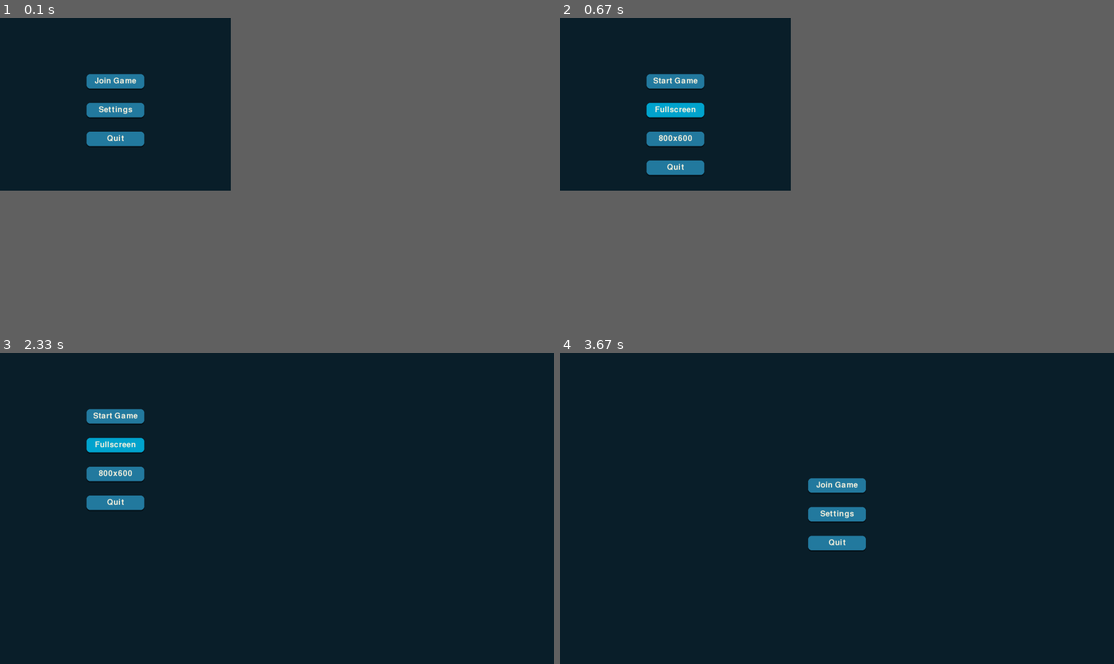
Above: before the commit, frames 1-4 (two rows, left to right).
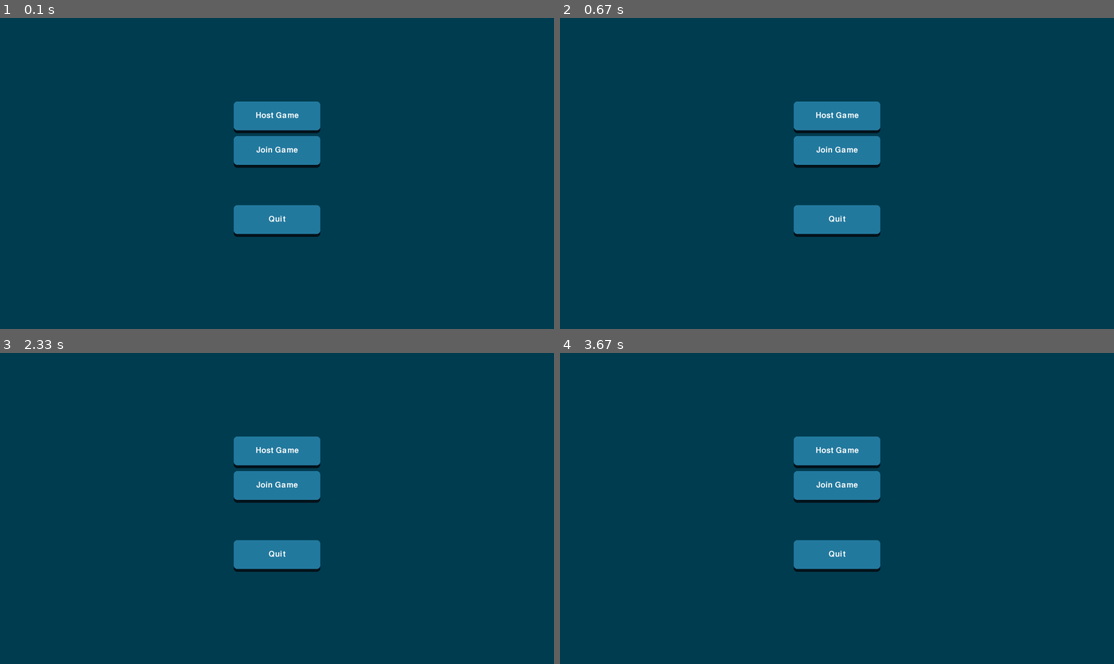
Above: after the commit, the same moments.

Repository: g2yoanivanov/code-names
Game: pygame game, started from test_run.py
Same seed, same stepped clock (60 frames per second), same inputs: the game is played once before the commit and once after it.
Inputs (mouse positions are in pixels of both pictures, inside the frame that each line leads up to):
- Up to frame 1 (0.1 s): no input
- Up to frame 2 (0.67 s): click (676, 105) at 0.38 s
- Up to frame 3 (2.33 s): click (116, 474) at 0.72 s, where only the run before the commit has a clickable "800x600"; click (127, 458) at 1.05 s; click (116, 446) at 1.95 s, where only the run before the commit has a clickable "Fullscreen"
- Up to frame 4 (3.67 s): click (1041, 614) at 2.52 s; click (676, 415) at 3.42 s, where only the run before the commit has a clickable "Start Game"
In our replay, in frame 1 the window is 375x281 before the commit and 900x506 after it. These sizes can differ from the game's own. Grey fills any space a smaller window leaves; there, only what the larger window draws over its background counts as a difference.

The runs differ from the first frame. In frame 1, 28% of the frame differs, in the area x 0-58%, y 0-71%; in frame 2, 28%; in frame 3, 99%, in the area x 0-100%, y 0-100%; in frame 4, 99%.

Commit message:
up to date

Diff:
--- a/client/components/button.py
+++ b/client/components/button.py
@@ -100,14 +100,14 @@
         Initialize the builder with default button configuration values.
         """
         self._coords = (0, 0)
-        self._width = 100
-        self._height = 50
+        self._width = pygame_config.BTN_WIDTH
+        self._height = pygame_config.BTN_HEIGHT
         self._text = "Button"
-        self._text_color = (255, 255, 255)
-        self._color = (0, 0, 255)
-        self._hover_color = (0, 100, 255)
-        self._shadow_color = (50, 50, 50)
-        self._elevation = 5
+        self._text_color = pygame_config.TEXT_LIGHT
+        self._color = pygame_config.BTN_MAIN
+        self._hover_color = pygame_config.BTN_HOVER
+        self._shadow_color = pygame_config.BTN_SHADOW
+        self._elevation = pygame_config.BTN_ELEVATION
 
     def set_coords(self, coords: tuple):
         """
--- a/client/screens/main_menu.py
+++ b/client/screens/main_menu.py
@@ -14,45 +14,43 @@
 
     center = screen.get_rect().center
 
+    host_button = (
+        ButtonBuilder()
+        .set_coords((
+            center[0] - pygame_config.BTN_WIDTH // 2,
+            center[1] - 2*pygame_config.BTN_SPACING
+        ))
+        .set_text("Host Game")
+        .build()
+    )
+
     join_button = (
         ButtonBuilder()
-        .set_coords((center[0] - 100, center[1] - 100))
-        .set_width(200)
-        .set_height(50)
+        .set_coords((
+            center[0] - pygame_config.BTN_WIDTH // 2,
+            center[1] - pygame_config.BTN_SPACING
+        ))
         .set_text("Join Game")
-        .set_text_color(pygame_config.COLORS["CREAM"])
-        .set_color(pygame_config.BTN_MAIN)
-        .set_hover_color(pygame_config.BTN_HOVER)
-        .set_shadow_color(pygame_config.BTN_SHADOW)
-        .set_elevation(5)
         .build()
     )
 
     settings_button = (
             ButtonBuilder()
-            .set_coords((center[0] - 100, center[1]))
-            .set_width(200)
-            .set_height(50)
+            .set_coords((
+                center[0] - pygame_config.BTN_WIDTH // 2,
+                center[1]
+            ))
             .set_text("Settings")
-            .set_text_color(pygame_config.COLORS["CREAM"])
-            .set_color(pygame_config.BTN_MAIN)
-            .set_hover_color(pygame_config.BTN_HOVER)
-            .set_shadow_color(pygame_config.BTN_SHADOW)
-            .set_elevation(5)
             .build()
         )
 
     quit_button = (
         ButtonBuilder()
-        .set_coords((center[0] - 100, center[1] + 100))
-        .set_width(200)
-        .set_height(50)
+        .set_coords((
+            center[0] - pygame_config.BTN_WIDTH // 2,
+            center[1] + pygame_config.BTN_SPACING
+        ))
         .set_text("Quit")
-        .set_text_color(pygame_config.COLORS["CREAM"])
-        .set_color(pygame_config.BTN_MAIN)
-        .set_hover_color(pygame_config.BTN_HOVER)
-        .set_shadow_color(pygame_config.BTN_SHADOW)
-        .set_elevation(5)
         .build()
     )
 
@@ -63,11 +61,14 @@
             if event.type == pygame.QUIT:
                 running = False
 
+        if host_button.draw(screen):
+            pass
+
         if join_button.draw(screen):
             pass
 
-        if settings_button.draw(screen):
-            settings_menu.settings_menu(running, screen, clock)
+        # if settings_button.draw(screen):
+        #     settings_menu.settings_menu(running, screen, clock)
 
         if quit_button.draw(screen):
             print("Quit button clicked!")
@@ -75,5 +76,3 @@
 
         pygame.display.flip()
         clock.tick(pygame_config.FPS)
-
-    pygame.quit()
--- a/client/screens/settings_menu.py
+++ b/client/screens/settings_menu.py
@@ -13,59 +13,45 @@
     """
     pygame.display.set_caption("Settings Menu")
 
+    center = screen.get_rect().center
+
     start_button = (
         ButtonBuilder()
-        .set_coords((300, 200))
-        .set_width(200)
-        .set_height(50)
+        .set_coords((
+            center[0] - pygame_config.BTN_WIDTH // 2,
+            center[1] - 2*pygame_config.BTN_SPACING
+        ))
         .set_text("Start Game")
-        .set_text_color(pygame_config.COLORS["CREAM"])
-        .set_color(pygame_config.BTN_MAIN)
-        .set_hover_color(pygame_config.BTN_HOVER)
-        .set_shadow_color(pygame_config.BTN_SHADOW)
-        .set_elevation(5)
         .build()
     )
 
     fullscreen_button = (
         ButtonBuilder()
-        .set_coords((300, 300))
-        .set_width(200)
-        .set_height(50)
+        .set_coords((
+            center[0] - pygame_config.BTN_WIDTH // 2,
+            center[1] - pygame_config.BTN_SPACING
+        ))
         .set_text("Fullscreen")
-        .set_text_color(pygame_config.COLORS["CREAM"])
-        .set_color(pygame_config.BTN_MAIN)
-        .set_hover_color(pygame_config.BTN_HOVER)
-        .set_shadow_color(pygame_config.BTN_SHADOW)
-        .set_elevation(5)
         .build()
     )
 
     windowed_button = (
         ButtonBuilder()
-        .set_coords((300, 400))
-        .set_width(200)
-        .set_height(50)
+        .set_coords((
+            center[0] - pygame_config.BTN_WIDTH // 2,
+            center[1]
+        ))
         .set_text("800x600")
-        .set_text_color(pygame_config.COLORS["CREAM"])
-        .set_color(pygame_config.BTN_MAIN)
-        .set_hover_color(pygame_config.BTN_HOVER)
-        .set_shadow_color(pygame_config.BTN_SHADOW)
-        .set_elevation(5)
         .build()
     )
 
-    quit_button = (
+    back_button = (
         ButtonBuilder()
-        .set_coords((300, 500))
-        .set_width(200)
-        .set_height(50)
-        .set_text("Quit")
-        .set_text_color(pygame_config.COLORS["CREAM"])
-        .set_color(pygame_config.BTN_MAIN)
-        .set_hover_color(pygame_config.BTN_HOVER)
-        .set_shadow_color(pygame_config.BTN_SHADOW)
-        .set_elevation(5)
+        .set_coords((
+            center[0] - pygame_config.BTN_WIDTH // 2,
+            center[1] + 2*pygame_config.BTN_SPACING
+        ))
+        .set_text("Done")
         .build()
     )
 
@@ -77,25 +63,17 @@
                 running = False
 
         if fullscreen_button.draw(screen):
-            screen = pygame.display.set_mode(
-                pygame_config.FULLSCREEN_SIZE,
-                pygame.FULLSCREEN
-            )
+            pass
 
         if windowed_button.draw(screen):
-            screen = pygame.display.set_mode(
-                pygame_config.SCREEN_SIZE
-            )
+            pass
 
         if start_button.draw(screen):
             main_menu.main_menu(running, screen, clock)
 
-        if quit_button.draw(screen):
-            print("Quit button clicked!")
+        if back_button.draw(screen):
+            print("Back button clicked!")
             running = False
 
         pygame.display.flip()
         clock.tick(pygame_config.FPS)
-
-    pygame.quit()
-    pygame.quit()
--- a/settings/pygame_config.py
+++ b/settings/pygame_config.py
@@ -28,16 +28,18 @@
 }
 
 # BACKGROUNDS
-BG_MAIN = COLORS["NAVY"]
-PANEL_BG = COLORS["DARK_TEAL"]
+BG_PANEL = COLORS["NAVY"]
+BG_MAIN = COLORS["DARK_TEAL"]
 
 # BUTTONS
 BTN_MAIN = COLORS["BLUE"]
 BTN_HOVER = COLORS["SURF"]
 BTN_SHADOW = COLORS["MIDNIGHT"]
 
-BTN_WIDTH = 200
-BTN_HEIGHT = 50
+BTN_WIDTH = 300
+BTN_HEIGHT = 100
+BTN_ELEVATION = 10
+BTN_SPACING = 120
 
 # CARDS
 CARD_FACE = COLORS["CREAM"]
--- a/test_run.py
+++ b/test_run.py
@@ -9,12 +9,14 @@
     Entry point for the application.
     """
     pygame.init()
-    screen = pygame.display.set_mode(pygame_config.SCREEN_SIZE, pygame.RESIZABLE)
+    screen = pygame.display.set_mode(pygame_config.FULLSCREEN_SIZE, pygame.FULLSCREEN)
 
     clock = pygame.time.Clock()
     running = True
 
     main_menu.main_menu(running, screen, clock)
 
+    pygame.quit()
+
 if __name__ == "__main__":
     main()
Empty file added: tests/test_components.py
